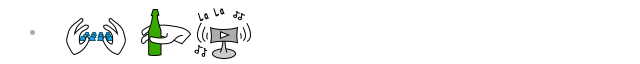
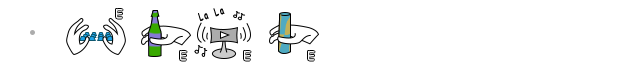
The second 640×64 image is a revision of the first. Changes to its layers:
added layer "Cross_E" (1st of 4) above "Cross_E" over [307, 50, 316, 62]
added layer "Cross_E" (2nd of 4) above "Cross_E" over [243, 50, 252, 62]
added layer "Cross_E" (3rd of 4) above "Cross_E" over [115, 8, 124, 20]
added layer "Cross_E" (4th of 4) above "Cross_EnergyDrink" over [179, 50, 188, 62]
added layer "Cross_EnergyDrink" above "Cross_Beer" over [269, 12, 319, 54]
added layer "Cross_Beer" (1st of 2) above "Cross_Beer" over [141, 10, 191, 57]
hid "Cross_Beer" (2nd of 2) over [141, 9, 191, 56]
